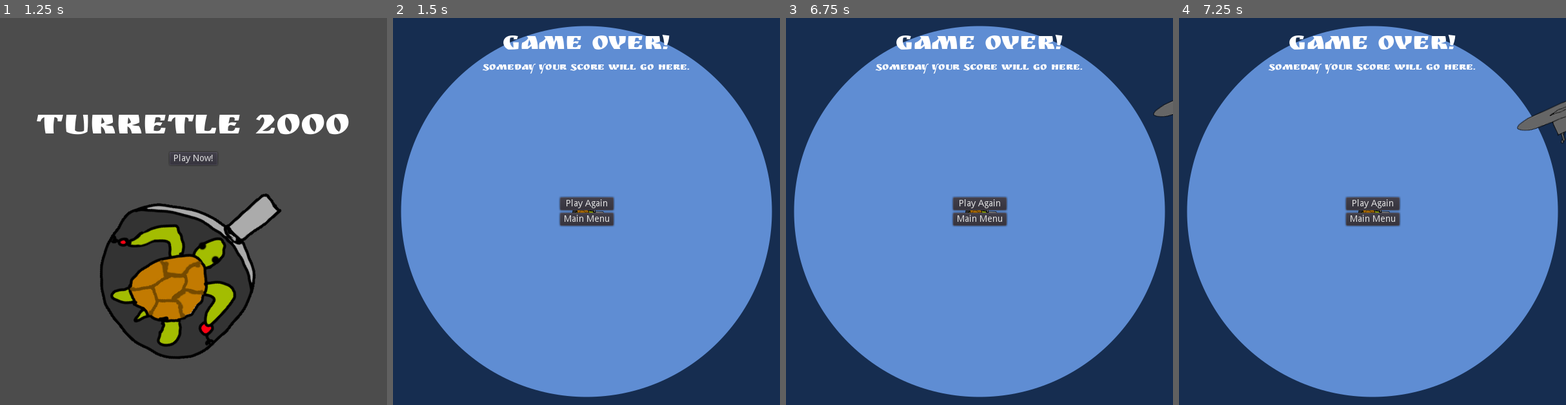
Above: before the commit, frames 1-4 (left to right).
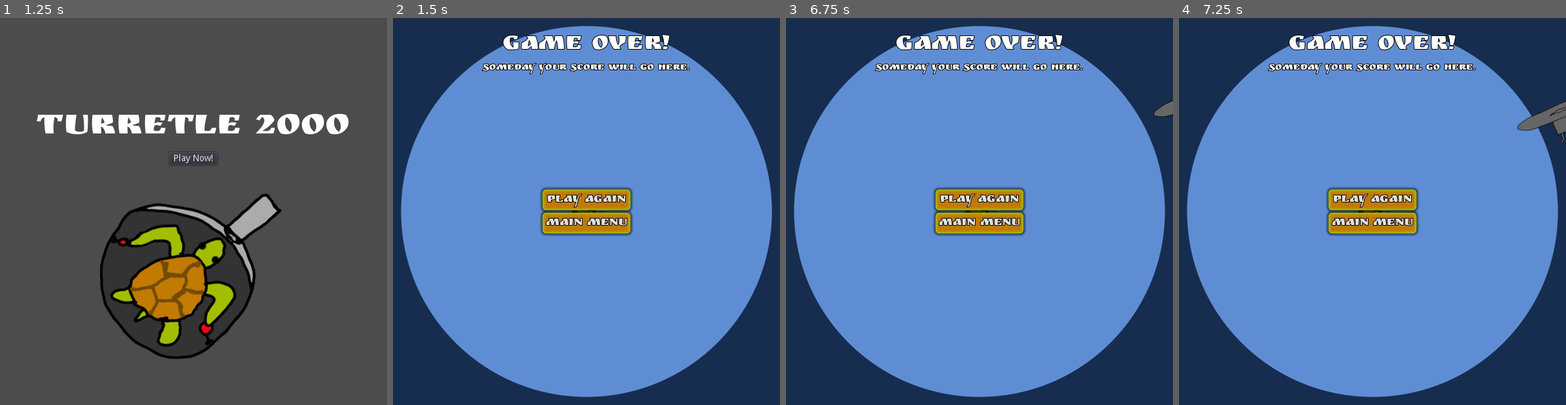
Above: after the commit, the same moments.

Repository: the-g-force/FamJam-March2021
Game: Godot game, scene res://src/Screens/SplashScreen.tscn
Two runs of this game, one before a commit and one after it. Both use one fixed random seed, a clock stepped at 60 frames per second and the inputs below.
Inputs (mouse positions are in pixels of both pictures, inside the frame that each line leads up to):
- Up to frame 1 (1.25 s): tap Enter at 0.5 s; move the mouse to (278, 192) at 0.52 s; click (278, 192) at 0.67 s
- Up to frame 2 (1.5 s): click "Play Now!" at 1.25 s
- Up to frame 3 (6.75 s): click "Play Again" at 2 s; click "Play Again" at 2.75 s; click "Play Again" at 3.5 s; click "Main Menu" at 4.25 s; click "Play Now!" at 5 s; tap Space at 5.75 s; move the mouse to (902, 230) at 5.77 s; click (902, 230) at 5.92 s; tap Enter at 6.5 s; move the mouse to (1018, 126) at 6.52 s; click (1018, 126) at 6.67 s
- Up to frame 4 (7.25 s): no input

Frame 1 is identical in both runs. In frame 2, 3.9% of the frame differs, in the area x 22-77%, y 4-57%; in frame 3, 3.9%; in frame 4, 3.9%.

Commit message:
Style some buttons

Diff:
--- /dev/null
+++ b/project/assets/fonts/ButtonFont.tres
@@ -0,0 +1,9 @@
+[gd_resource type="DynamicFont" load_steps=2 format=2]
+
+[ext_resource path="res://assets/fonts/RuslanDisplay-Regular.ttf" type="DynamicFontData" id=1]
+
+[resource]
+size = 20
+outline_size = 1
+outline_color = Color( 0, 0, 0, 1 )
+font_data = ExtResource( 1 )
--- /dev/null
+++ b/project/assets/styles/ButtonStyleHover.tres
@@ -0,0 +1,16 @@
+[gd_resource type="StyleBoxFlat" format=2]
+
+[resource]
+bg_color = Color( 0.639216, 0.741176, 0.00392157, 1 )
+border_width_left = 5
+border_width_top = 5
+border_width_right = 5
+border_width_bottom = 5
+border_color = Color( 0.760784, 0.478431, 0.00392157, 1 )
+border_blend = true
+corner_radius_top_left = 5
+corner_radius_top_right = 5
+corner_radius_bottom_right = 5
+corner_radius_bottom_left = 5
+shadow_size = 5
+shadow_offset = Vector2( 2, 2 )
--- /dev/null
+++ b/project/assets/styles/ButtonStyleNormal.tres
@@ -0,0 +1,16 @@
+[gd_resource type="StyleBoxFlat" format=2]
+
+[resource]
+bg_color = Color( 0.760784, 0.478431, 0.00392157, 1 )
+border_width_left = 5
+border_width_top = 5
+border_width_right = 5
+border_width_bottom = 5
+border_color = Color( 0.639216, 0.741176, 0.00392157, 1 )
+border_blend = true
+corner_radius_top_left = 5
+corner_radius_top_right = 5
+corner_radius_bottom_right = 5
+corner_radius_bottom_left = 5
+corner_detail = 4
+shadow_size = 5
--- /dev/null
+++ b/project/assets/styles/ButtonStylePressed.tres
@@ -0,0 +1,12 @@
+[gd_resource type="StyleBoxFlat" format=2]
+
+[resource]
+bg_color = Color( 0.760784, 0.478431, 0.00392157, 1 )
+border_width_left = 5
+border_width_top = 5
+border_width_right = 5
+border_width_bottom = 5
+border_color = Color( 0.458824, 0.290196, 0, 1 )
+border_blend = true
+shadow_size = 5
+shadow_offset = Vector2( -2, -2 )
--- a/project/src/Screens/GameOver.tscn
+++ b/project/src/Screens/GameOver.tscn
@@ -1,13 +1,21 @@
-[gd_scene load_steps=5 format=2]
+[gd_scene load_steps=9 format=2]
 
 [ext_resource path="res://assets/fonts/RuslanDisplay-Regular.ttf" type="DynamicFontData" id=1]
 [ext_resource path="res://src/Screens/GameOver.gd" type="Script" id=2]
+[ext_resource path="res://assets/styles/ButtonStyleNormal.tres" type="StyleBox" id=3]
+[ext_resource path="res://assets/styles/ButtonStylePressed.tres" type="StyleBox" id=4]
+[ext_resource path="res://assets/styles/ButtonStyleHover.tres" type="StyleBox" id=5]
+[ext_resource path="res://assets/fonts/ButtonFont.tres" type="DynamicFont" id=6]
 
 [sub_resource type="DynamicFont" id=1]
 size = 40
+outline_size = 1
+outline_color = Color( 0, 0, 0, 1 )
 font_data = ExtResource( 1 )
 
 [sub_resource type="DynamicFont" id=2]
+outline_size = 1
+outline_color = Color( 0, 0, 0, 1 )
 font_data = ExtResource( 1 )
 
 [node name="GameOver" type="Control"]
@@ -49,23 +57,34 @@
 anchor_top = 0.5
 anchor_right = 0.5
 anchor_bottom = 0.5
-margin_left = -41.5
-margin_top = -22.0
-margin_right = 41.5
-margin_bottom = 22.0
+margin_left = -68.0
+margin_top = -34.0
+margin_right = 68.0
+margin_bottom = 34.0
 __meta__ = {
-"_edit_use_anchors_": true
+"_edit_use_anchors_": false
 }
 
 [node name="PlayAgain" type="Button" parent="VBoxContainer"]
-margin_right = 83.0
-margin_bottom = 20.0
+margin_right = 136.0
+margin_bottom = 32.0
+custom_styles/hover = ExtResource( 5 )
+custom_styles/pressed = ExtResource( 4 )
+custom_styles/normal = ExtResource( 3 )
+custom_fonts/font = ExtResource( 6 )
 text = "Play Again"
+__meta__ = {
+"_editor_description_": "5"
+}
 
 [node name="MainMenu" type="Button" parent="VBoxContainer"]
-margin_top = 24.0
-margin_right = 83.0
-margin_bottom = 44.0
+margin_top = 36.0
+margin_right = 136.0
+margin_bottom = 68.0
+custom_styles/hover = ExtResource( 5 )
+custom_styles/pressed = ExtResource( 4 )
+custom_styles/normal = ExtResource( 3 )
+custom_fonts/font = ExtResource( 6 )
 text = "Main Menu"
 [connection signal="pressed" from="VBoxContainer/PlayAgain" to="." method="_on_PlayAgain_pressed"]
 [connection signal="pressed" from="VBoxContainer/MainMenu" to="." method="_on_MainMenu_pressed"]
